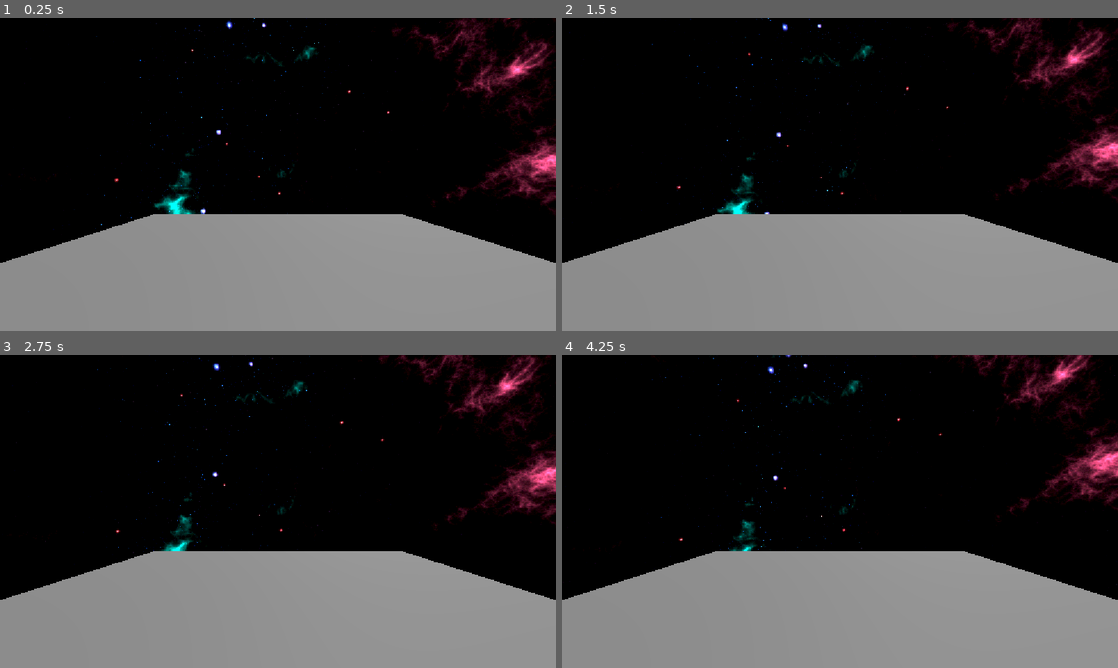
Above: before the commit, frames 1-4 (two rows, left to right).
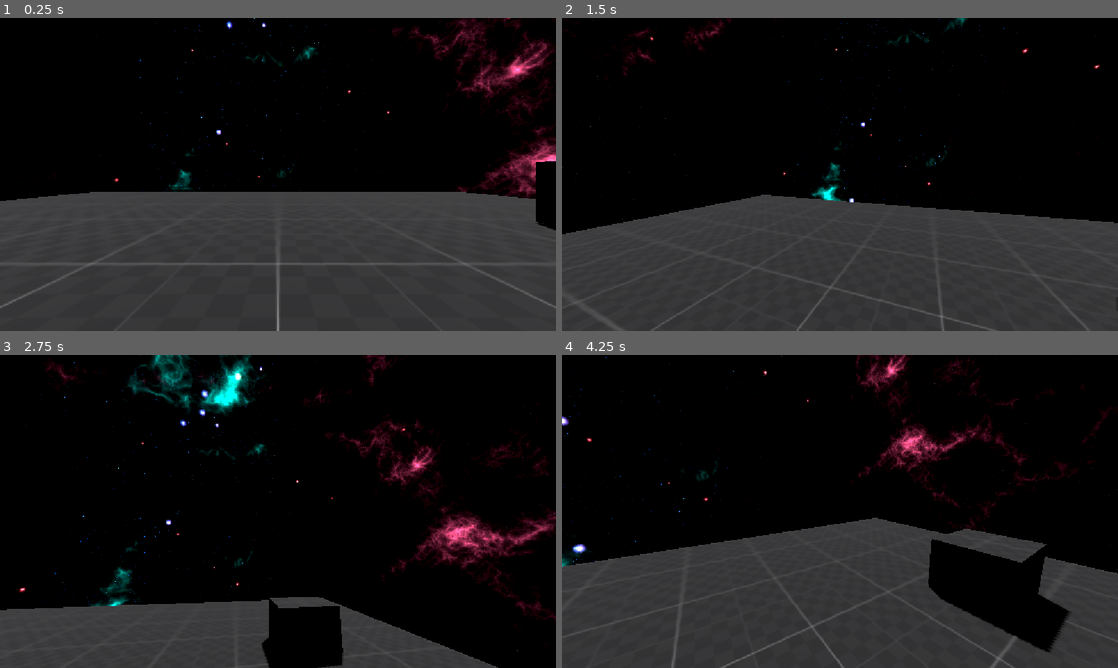
Above: after the commit, the same moments.

Repository: ThisIsNope/Hacknasa2026-Mission-Trainer
Game: Godot game, scene res://scenes/main.tscn
Two runs of this game, one before a commit and one after it. Both use one fixed random seed, a clock stepped at 60 frames per second and the inputs below.
Inputs (mouse positions are in pixels of both pictures, inside the frame that each line leads up to):
- Up to frame 1 (0.25 s): no input
- Up to frame 2 (1.5 s): tap Enter (ui_accept) at 0.5, 0.77, 1.07 s; move the mouse to (962, 158) at 0.52 s; hold D (right) 0.53-1.28 s; hold Ctrl (crouch) 0.53-1.28 s; tap Shift (sprint) at 0.8, 1.35 s; move the mouse to (728, 190) at 1.27 s; hold S (backward) from 1.28 s (still down)
- Up to frame 3 (2.75 s): tap Enter (ui_accept) at 1.52, 1.55, 1.82, 2.1 s; move the mouse to (333, 442) at 2.02 s; release S (backward) at 2.03 s; hold D (right) from 2.03 s (still down); hold Ctrl (crouch) from 2.03 s (still down)
- Up to frame 4 (4.25 s): move the mouse to (812, 574) at 2.77 s; release D (right) at 2.78 s; release Ctrl (crouch) at 2.78 s; hold W (forward) 2.78-3.53 s; tap Ctrl (crouch) at 2.85 s; tap Enter (ui_accept) at 3.02, 3.32, 3.77, 3.8, 4.07 s; tap Shift (sprint) at 3.05 s; move the mouse to (1006, 558) at 3.52 s; hold A (left) from 3.53 s (still down); hold Shift (sprint) from 3.53 s (still down)

The runs differ from the first frame. In frame 1, 44% of the frame differs, in the area x 0-100%, y 45-100%; in frame 2, 44%; in frame 3, 44%; in frame 4, 47%, in the area x 0-100%, y 0-100%.

Commit message:
feat: added player movement

Diff:
--- a/scenes/main.tscn
+++ b/scenes/main.tscn
@@ -2,8 +2,8 @@
 
 [ext_resource type="Texture2D" uid="uid://ojig6kqcvkrt" path="res://assets/panorama_image.png" id="1_o5qli"]
 [ext_resource type="Script" uid="uid://dk3jplabsrxls" path="res://scripts/world_environment.gd" id="2_0wfyh"]
-
-[sub_resource type="BoxMesh" id="BoxMesh_pv2mu"]
+[ext_resource type="Texture2D" uid="uid://chmpjlg6iayoj" path="res://assets/texture_07.png" id="3_jyhfs"]
+[ext_resource type="Script" uid="uid://bgr7wvgcdq2ov" path="res://scripts/player.gd" id="4_tbgi4"]
 
 [sub_resource type="PanoramaSkyMaterial" id="PanoramaSkyMaterial_o5qli"]
 panorama = ExtResource("1_o5qli")
@@ -18,15 +18,18 @@
 ambient_light_energy = 0.0
 glow_enabled = true
 
+[sub_resource type="StandardMaterial3D" id="StandardMaterial3D_pv2mu"]
+albedo_texture = ExtResource("3_jyhfs")
+uv1_scale = Vector3(2, 2, 2)
+uv1_triplanar = true
+
+[sub_resource type="StandardMaterial3D" id="StandardMaterial3D_426oi"]
+albedo_texture = ExtResource("3_jyhfs")
+uv1_triplanar = true
+
+[sub_resource type="CapsuleShape3D" id="CapsuleShape3D_pv2mu"]
+
 [node name="Main" type="Node3D" unique_id=1074344418]
-transform = Transform3D(1, 0, 0, 0, 1, 0, 0, 0, 1, 0.0008611679, 0, 0)
-
-[node name="MeshInstance3D" type="MeshInstance3D" parent="." unique_id=50635228]
-transform = Transform3D(5.983526, 0, 0, 0, 0.01002405, 0, 0, 0, 5.9746137, 0, 0.016612828, 0.025212288)
-mesh = SubResource("BoxMesh_pv2mu")
-
-[node name="Camera3D" type="Camera3D" parent="." unique_id=572415951]
-transform = Transform3D(1, 0, 0, 0, 1, 0, 0, 0, 1, 0, 0.9776388, 2.0189223)
 
 [node name="env" type="Node3D" parent="." unique_id=920958157]
 
@@ -39,3 +42,38 @@
 script = ExtResource("2_0wfyh")
 
 [node name="stage" type="Node3D" parent="." unique_id=963392303]
+
+[node name="CSGBox3D" type="CSGBox3D" parent="stage" unique_id=261854462]
+transform = Transform3D(5.805023, 0, 0, 0, 0.056955498, 0, 0, 0, 6.326451, 0, 0.007746021, 0)
+use_collision = true
+size = Vector3(5, 1.491, 5)
+material = SubResource("StandardMaterial3D_pv2mu")
+
+[node name="CSGBox3D2" type="CSGBox3D" parent="stage" unique_id=2072889441]
+transform = Transform3D(2.5213413, 0, 0, 0, 1.7117655, 0, 0, 0, 2.438301, 8.604326, 0.93990326, -4.5910625)
+use_collision = true
+material = SubResource("StandardMaterial3D_426oi")
+
+[node name="CSGBox3D3" type="CSGBox3D" parent="stage" unique_id=804499531]
+transform = Transform3D(2.5213413, 0, 0, 0, 1.7117655, 0, 0, 0, 2.438301, 8.604326, 2.877462, 5.4214063)
+use_collision = true
+material = SubResource("StandardMaterial3D_426oi")
+
+[node name="CSGBox3D4" type="CSGBox3D" parent="stage" unique_id=878539221]
+transform = Transform3D(2.5213413, 0, 0, 0, 1.7117655, 0, 0, 0, 2.438301, -1.9693959, 4.95424, 5.4214063)
+use_collision = true
+material = SubResource("StandardMaterial3D_426oi")
+
+[node name="player" type="CharacterBody3D" parent="." unique_id=1437658975]
+transform = Transform3D(1, 0, 0, 0, 1, 0, 0, 0, 1, 0, 0.4744377, 0)
+script = ExtResource("4_tbgi4")
+
+[node name="CollisionShape3D" type="CollisionShape3D" parent="player" unique_id=358955140]
+transform = Transform3D(1, 0, 0, 0, 1, 0, 0, 0, 1, 0, 0.63352036, 0)
+shape = SubResource("CapsuleShape3D_pv2mu")
+
+[node name="head" type="Node3D" parent="player" unique_id=1039159483]
+transform = Transform3D(1, 0, 0, 0, 1, 0, 0, 0, 1, 0, 1.283391, 0)
+
+[node name="Camera3D" type="Camera3D" parent="player/head" unique_id=572415951]
+transform = Transform3D(1, 0, 0, 0, 1, 0, 0, 0, 1, 0, 0.021245122, 0)
--- /dev/null
+++ b/scripts/player.gd
@@ -0,0 +1,69 @@
+extends CharacterBody3D
+@onready var head: Node3D = $head
+
+var speed = 5.0
+
+const WALK_SPEED = 5.0
+const SPRINT_SPEED = 8.0
+const CROUCH_SPEED = 3.0
+const JUMP_VELOCITY = 7.0
+const MOUSE_SENS = 0.1
+
+# --- NUEVO: Tiempos de gracia para el salto (en segundos) ---
+const COYOTE_TIME = 0.15      # Tiempo extra para saltar tras salir de un borde
+const JUMP_BUFFER_TIME = 0.15 # Tiempo que recuerda el botón antes de tocar el suelo
+
+var coyote_timer: float = 0.0
+var jump_buffer_timer: float = 0.0
+# -----------------------------------------------------------
+
+func _ready() -> void:
+	Input.set_mouse_mode(Input.MOUSE_MODE_CAPTURED)
+
+func _input(event: InputEvent) -> void:
+	if event is InputEventMouseMotion:
+		rotate_y(deg_to_rad(-event.relative.x * MOUSE_SENS))
+		head.rotate_x(deg_to_rad(-event.relative.y * MOUSE_SENS))
+		head.rotation.x = clamp(head.rotation.x, deg_to_rad(-79), deg_to_rad(79))
+
+func _physics_process(delta: float) -> void:
+	if Input.is_action_pressed("crouch"):
+		speed = CROUCH_SPEED
+		head.position.y = 0.5
+	else:
+		head.position.y = 1.0
+		if Input.is_action_pressed("sprint"):
+			speed = SPRINT_SPEED
+		else:
+			speed = WALK_SPEED
+
+	# Gravedad y control del Coyote Time
+	if is_on_floor():
+		coyote_timer = COYOTE_TIME
+	else:
+		coyote_timer -= delta
+		velocity += get_gravity() * delta
+
+	# Control del Jump Buffer
+	if Input.is_action_just_pressed("ui_accept"):
+		jump_buffer_timer = JUMP_BUFFER_TIME
+	else:
+		jump_buffer_timer -= delta
+
+	# Ejecutar salto si ambos temporizadores tienen tiempo disponible
+	if jump_buffer_timer > 0.0 and coyote_timer > 0.0:
+		velocity.y = JUMP_VELOCITY
+		jump_buffer_timer = 0.0 # Reinicia para evitar doble salto
+		coyote_timer = 0.0      # Reinicia para gastar el margen
+
+	# Movimiento horizontal
+	var input_dir := Input.get_vector("left", "right", "forward", "backward")
+	var direction := (transform.basis * Vector3(input_dir.x, 0, input_dir.y)).normalized()
+	if direction:
+		velocity.x = direction.x * speed
+		velocity.z = direction.z * speed
+	else:
+		velocity.x = move_toward(velocity.x, 0, speed)
+		velocity.z = move_toward(velocity.z, 0, speed)
+
+	move_and_slide()
Binary file added: assets/texture_07.png
Not shown, added: assets/texture_07.png.import
Not shown, added: scripts/player.gd.uid
